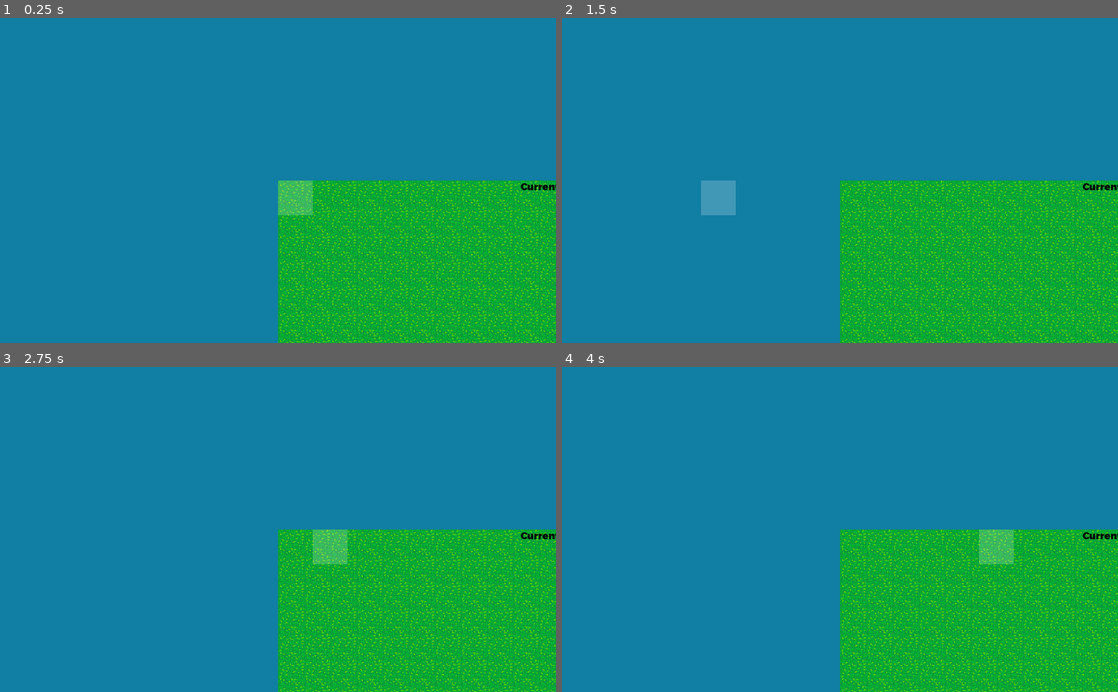
Above: before the commit, frames 1-4 (two rows, left to right).
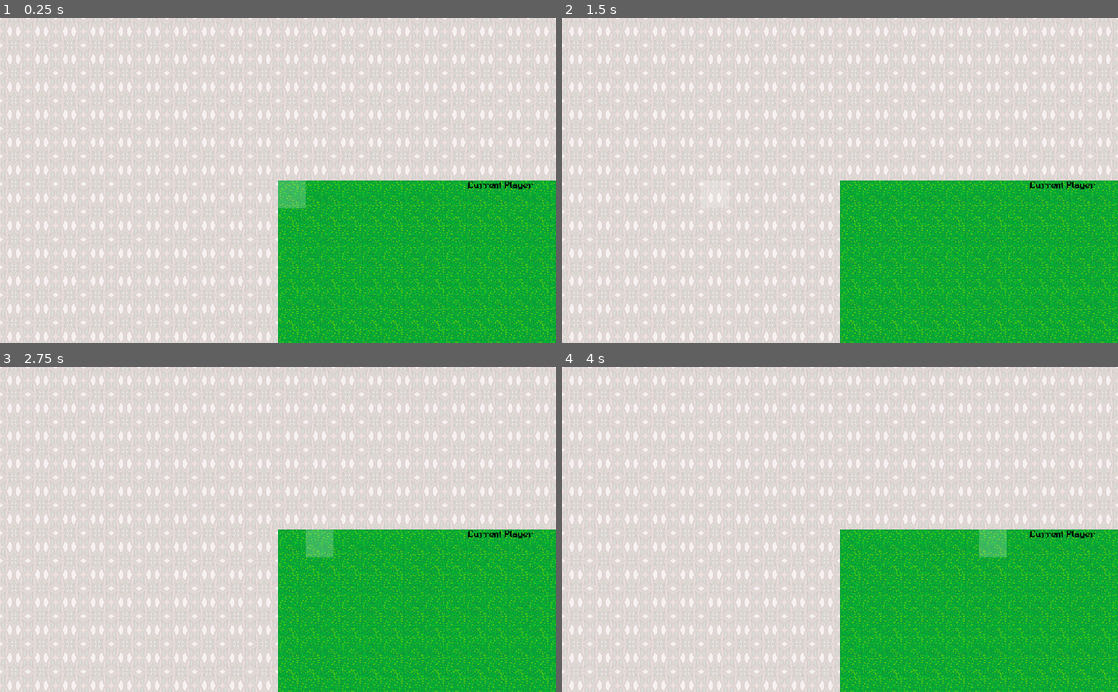
Above: after the commit, the same moments.

Repository: kybek/disconnect
Game: Godot game, scene res://src/world.tscn
Same seed, same stepped clock (60 frames per second), same inputs: the game is played once before the commit and once after it. This scene is started directly instead of the project's main scene. The engine's default icon, where the game draws it, is replaced by a stand-in: a white triangle on a blue panel in a dark square.
Inputs (mouse positions are in pixels of both pictures, inside the frame that each line leads up to):
- Up to frame 1 (0.25 s): no input
- Up to frame 2 (1.5 s): tap Enter at 0.5 s; move the mouse to (962, 164) at 0.52 s; tap Space (ui_select) at 0.77, 1.25 s; move the mouse to (728, 196) at 1.27 s
- Up to frame 3 (2.75 s): tap Space (ui_select) at 1.52 s; tap Enter at 2 s; move the mouse to (333, 458) at 2.02 s
- Up to frame 4 (4 s): tap Space (ui_select) at 2.75, 3.02, 3.77 s; move the mouse to (812, 594) at 2.77 s; tap Enter at 3.5 s; move the mouse to (1006, 578) at 3.52 s

The runs differ from the first frame. In frame 1, 86% of the frame differs, in the area x 0-100%, y 0-100%; in frame 2, 86%; in frame 3, 86%; in frame 4, 86%.

Commit message:
Graphics overhaul

Diff:
--- a/src/gamestate.gd
+++ b/src/gamestate.gd
@@ -108,7 +108,7 @@
 		world.get_node("players").add_child(player)
 
 	# Set up score
-	world.get_node("score").add_player(get_tree().get_network_unique_id(), player_name)
+#	world.get_node("score").add_player(get_tree().get_network_unique_id(), player_name)
 	for pn in players:
 		world.get_node("score").add_player(pn, players[pn])
 
--- a/src/lobby.tscn
+++ b/src/lobby.tscn
@@ -68,7 +68,7 @@
 margin_bottom = 54.0
 size_flags_horizontal = 2
 size_flags_vertical = 2
-text = "The Warrior"
+text = "Isimsiz Kullanici"
 
 [node name="ip_label" type="Label" parent="connect"]
 margin_left = 15.0
--- a/src/player.gd
+++ b/src/player.gd
@@ -58,4 +58,5 @@
 
 
 func _ready():
+	randomize()
 	color = Color(randf(), randf(), randf(), 1.0)
--- a/src/score.gd
+++ b/src/score.gd
@@ -28,9 +28,9 @@
 	l.set_h_size_flags(SIZE_EXPAND_FILL)
 	var font = DynamicFont.new()
 	font.set_size(18)
-	font.set_font_data(preload("res://assets/montserrat.otf"))
+	font.set_font_data(preload("res://assets/fonts/octavius.ttf"))
 	l.add_font_override("font", font)
-	l.set("custom_colors/font_color", Color(0.0, 0.0, 0.0, 1.0))
+	l.set("custom_colors/font_color", Color(1.0, 0.0, 0.0, 1.0))
 	add_child(l)
 
 	player_labels[id] = { name = new_player_name, label = l, score = 0 }
@@ -64,7 +64,7 @@
 	l.set_h_size_flags(SIZE_EXPAND_FILL)
 	var font = DynamicFont.new()
 	font.set_size(18)
-	font.set_font_data(preload("res://assets/montserrat.otf"))
+	font.set_font_data(preload("res://assets/fonts/octavius.ttf"))
 	l.add_font_override("font", font)
 	l.set("custom_colors/font_color", Color(0.0, 0.0, 0.0, 1.0))
 	add_child(l)
--- a/src/stone.tscn
+++ b/src/stone.tscn
@@ -11,7 +11,7 @@
 font_path = "res://assets/montserrat.otf"
 
 [sub_resource type="DynamicFont" id=3]
-size = 11
+size = 12
 font_data = SubResource( 2 )
 
 [node name="stone" type="Node2D"]
--- a/src/world.tscn
+++ b/src/world.tscn
@@ -1,10 +1,11 @@
-[gd_scene load_steps=7 format=2]
+[gd_scene load_steps=8 format=2]
 
 [ext_resource path="res://assets/grass_tile.png" type="Texture" id=1]
 [ext_resource path="res://src/highlight.shader" type="Shader" id=2]
 [ext_resource path="res://icon.png" type="Texture" id=3]
 [ext_resource path="res://src/board.tscn" type="PackedScene" id=4]
 [ext_resource path="res://src/score.gd" type="Script" id=5]
+[ext_resource path="res://assets/background.png" type="Texture" id=6]
 
 [sub_resource type="ShaderMaterial" id=1]
 shader = ExtResource( 2 )
@@ -60,4 +61,14 @@
 
 [node name="Camera2D" type="Camera2D" parent="."]
 current = true
+zoom = Vector2( 1.25, 1.25 )
+
+[node name="baseground" type="TextureRect" parent="."]
+show_behind_parent = true
+margin_left = -1024.0
+margin_top = -600.0
+margin_right = 1024.0
+margin_bottom = 600.0
+texture = ExtResource( 6 )
+stretch_mode = 2
 [connection signal="increase_score" from="board" to="score" method="_on_board_increase_score"]
Binary file added: assets/background.png
Not shown, added: assets/background.png.import
Not shown, added: assets/fonts/octavius.txt
